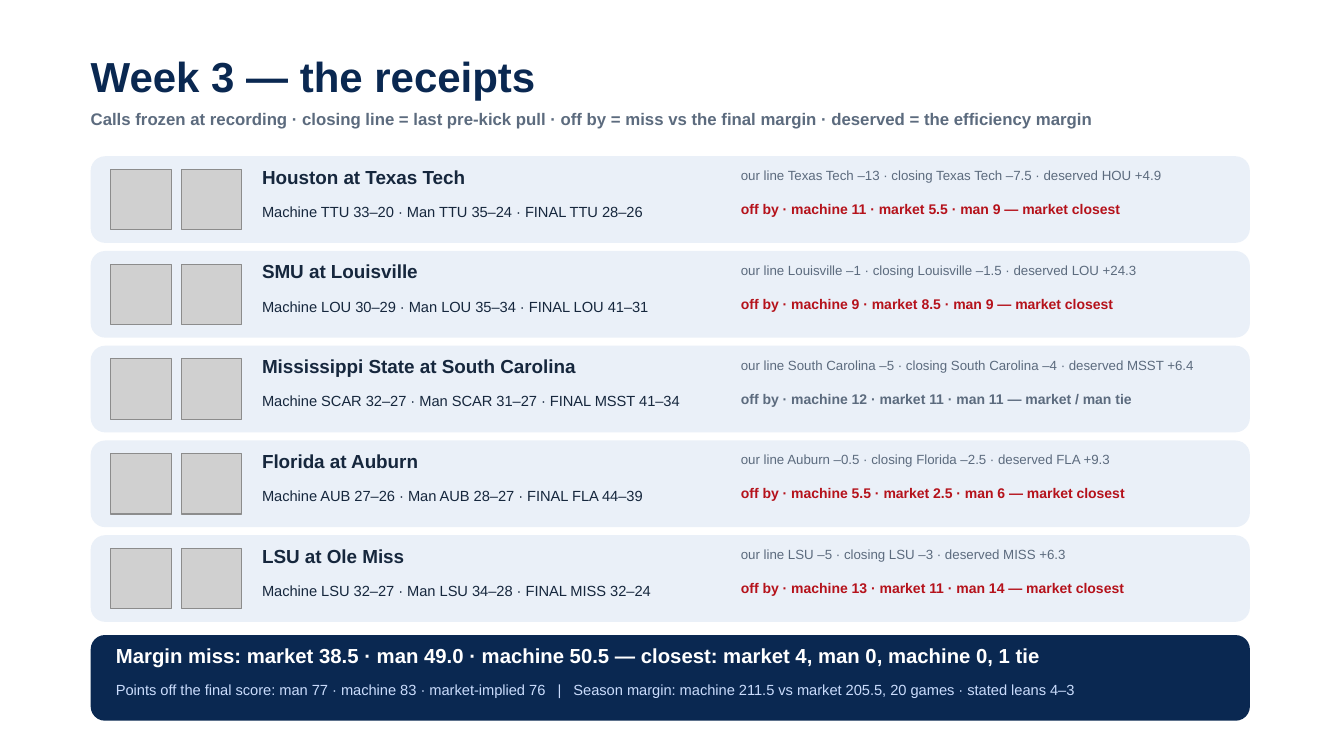
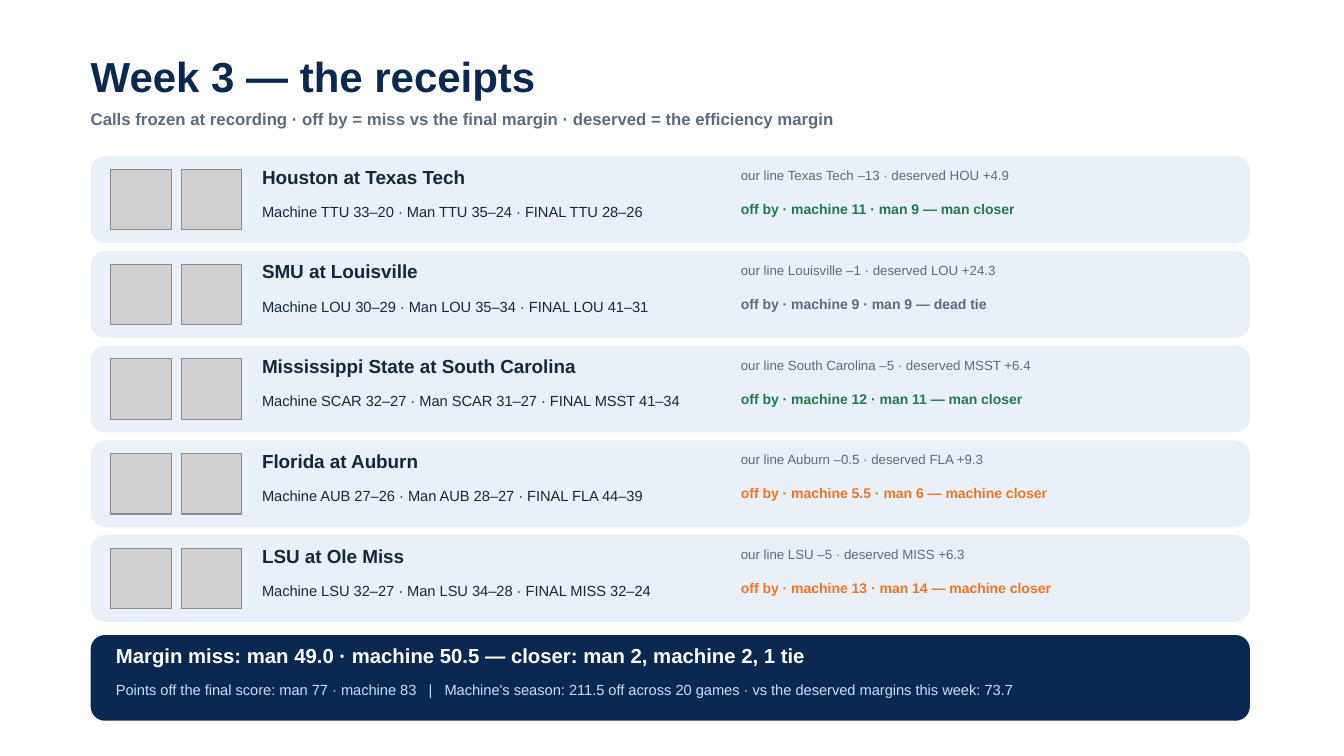
Before and after one commit to lucasalvarezflorida-lab/ncaa-fbs-analytics, a slide deck: slide 5 of decks/2026_Week4_Episode5.pptx. Drawn at 1344x756 pixels with LibreOffice and Linux fonts; fonts in the diff are those of the drawing; grey boxes stand for pictures. Boxes give left, top, right and bottom in pixels: in the first picture for what was removed or moved away, otherwise in the second. Text is boxed around its words. In the diff, an @@ line names an element or a change of style, - is before the commit and + after.

```diff
--- a/decks/2026_Week4_Episode5.pptx
+++ b/decks/2026_Week4_Episode5.pptx
@@ text at bbox=[91, 113, 833, 129]: text changed @@
-Calls frozen at recording · closing line = last pre-kick pull · off by = miss vs the final margin · deserved = the efficiency margin
+Calls frozen at recording · off by = miss vs the final margin · deserved = the efficiency margin
@@ text at bbox=[741, 170, 1009, 180]: text changed @@
-our line Texas Tech –13 · closing Texas Tech –7.5 · deserved HOU +4.9
+our line Texas Tech –13 · deserved HOU +4.9
@@ text at bbox=[741, 204, 1014, 217]: text changed; text colour #B5121B to #1F7A4D @@
-off by · machine 11 · market 5.5 · man 9 — market closest
+off by · machine 11 · man 9 — man closer
@@ text at bbox=[741, 265, 996, 275]: text changed @@
-our line Louisville –1 · closing Louisville –1.5 · deserved LOU +24.3
+our line Louisville –1 · deserved LOU +24.3
@@ text at bbox=[741, 299, 986, 312]: text changed; text colour #B5121B to #5C6B7E @@
-off by · machine 9 · market 8.5 · man 9 — market closest
+off by · machine 9 · man 9 — dead tie
@@ text at bbox=[741, 360, 1030, 370]: text changed @@
-our line South Carolina –5 · closing South Carolina –4 · deserved MSST +6.4
+our line South Carolina –5 · deserved MSST +6.4
@@ text at bbox=[741, 394, 1022, 407]: text changed; text colour #5C6B7E to #1F7A4D @@
-off by · machine 12 · market 11 · man 11 — market / man tie
+off by · machine 12 · man 11 — man closer
@@ text at bbox=[741, 454, 983, 464]: text changed @@
-our line Auburn –0.5 · closing Florida –2.5 · deserved FLA +9.3
+our line Auburn –0.5 · deserved FLA +9.3
@@ text at bbox=[741, 488, 1047, 501]: text changed; text colour #B5121B to #F47321 @@
-off by · machine 5.5 · market 2.5 · man 6 — market closest
+off by · machine 5.5 · man 6 — machine closer
@@ text at bbox=[741, 549, 964, 559]: text changed @@
-our line LSU –5 · closing LSU –3 · deserved MISS +6.3
+our line LSU –5 · deserved MISS +6.3
@@ text at bbox=[741, 583, 1051, 596]: text changed; text colour #B5121B to #F47321 @@
-off by · machine 13 · market 11 · man 14 — market closest
+off by · machine 13 · man 14 — machine closer
@@ text at bbox=[116, 648, 805, 668]: text changed @@
-Margin miss: market 38.5 · man 49.0 · machine 50.5 — closest: market 4, man 0, machine 0, 1 tie
+Margin miss: man 49.0 · machine 50.5 — closer: man 2, machine 2, 1 tie
@@ text at bbox=[116, 684, 1013, 698]: text changed @@
-Points off the final score: man 77 · machine 83 · market-implied 76 | Season margin: machine 211.5 vs market 205.5, 20 games · stated leans 4–3
+Points off the final score: man 77 · machine 83 | Machine's season: 211.5 off across 20 games · vs the deserved margins this week: 73.7
```
Also in this commit, not shown: 8 other files.
